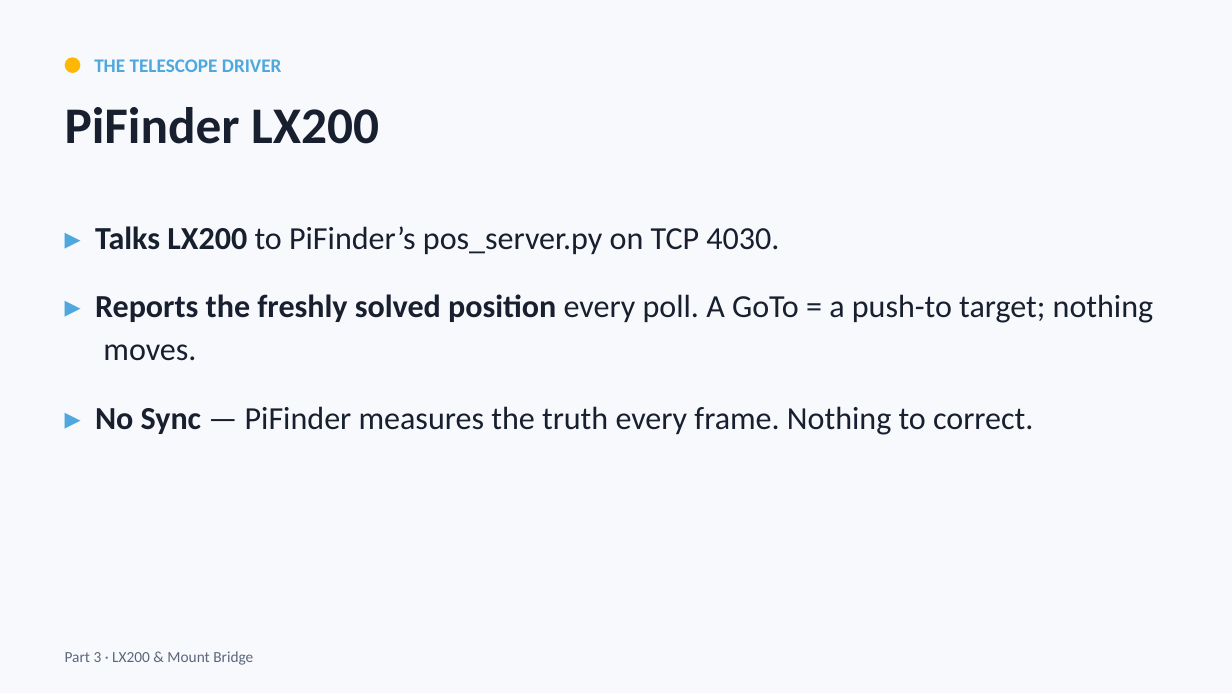
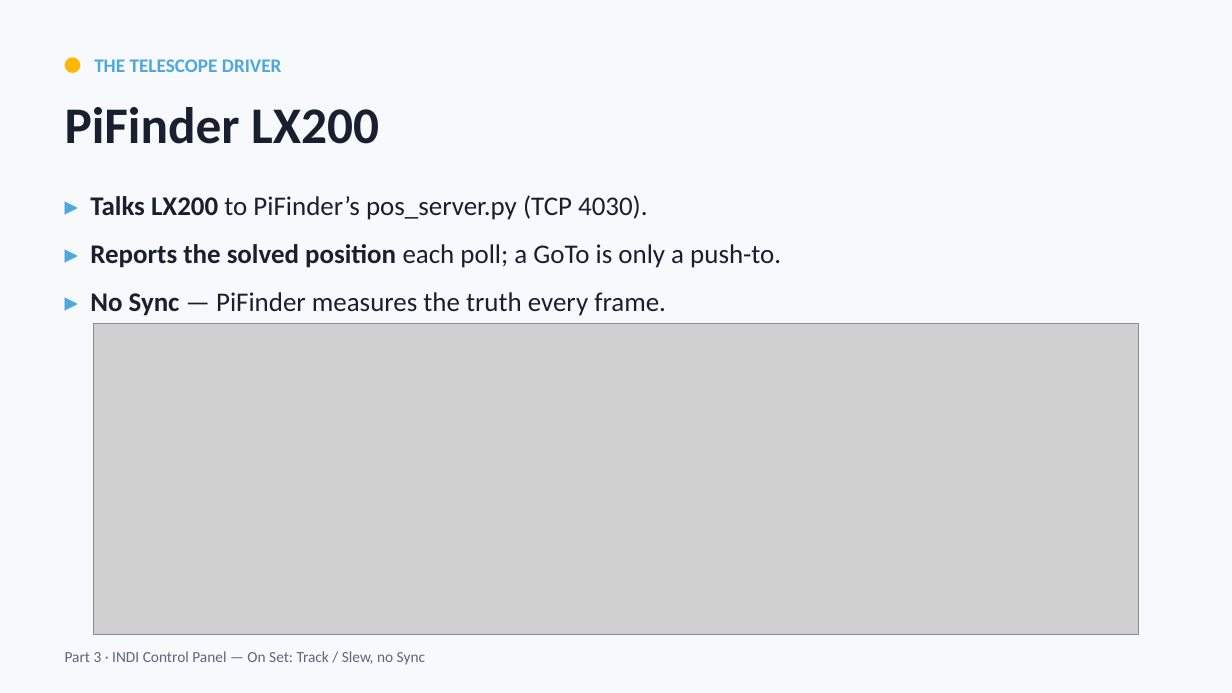
Before and after one commit to apos/PiFinder_Stellarmate, a slide deck: slide 18 of docs/presentations/PFSM_overview.pptx. Drawn at 1232x693 pixels with LibreOffice and Linux fonts; fonts in the diff are those of the drawing; grey boxes stand for pictures. Boxes give left, top, right and bottom in pixels: in the first picture for what was removed or moved away, otherwise in the second. Text is boxed around its words. In the diff, an @@ line names an element or a change of style, - is before the commit and + after.

```diff
--- a/docs/presentations/PFSM_overview.pptx
+++ b/docs/presentations/PFSM_overview.pptx
@@ text at <box>90,195,781,316</box>: text changed; size 25 to 21 pt @@
-▸ Talks LX200 to PiFinder’s pos_server.py on TCP 4030.
-▸ Reports the freshly solved position every poll. A GoTo = a push-to target; nothing moves.
-▸ No Sync — PiFinder measures the truth every frame. Nothing to correct.
+▸ Talks LX200 to PiFinder’s pos_server.py (TCP 4030).
+▸ Reports the solved position each poll; a GoTo is only a push-to.
+▸ No Sync — PiFinder measures the truth every frame.
@@ picture added at <box>94,323,1139,635</box> @@
@@ text at <box>65,651,425,665</box>: text changed @@
-Part 3 · LX200 & Mount Bridge
+Part 3 · INDI Control Panel — On Set: Track / Slew, no Sync
```
Also in this commit, not shown: 8 other slides changed, 1 slide added, 7 other files.
